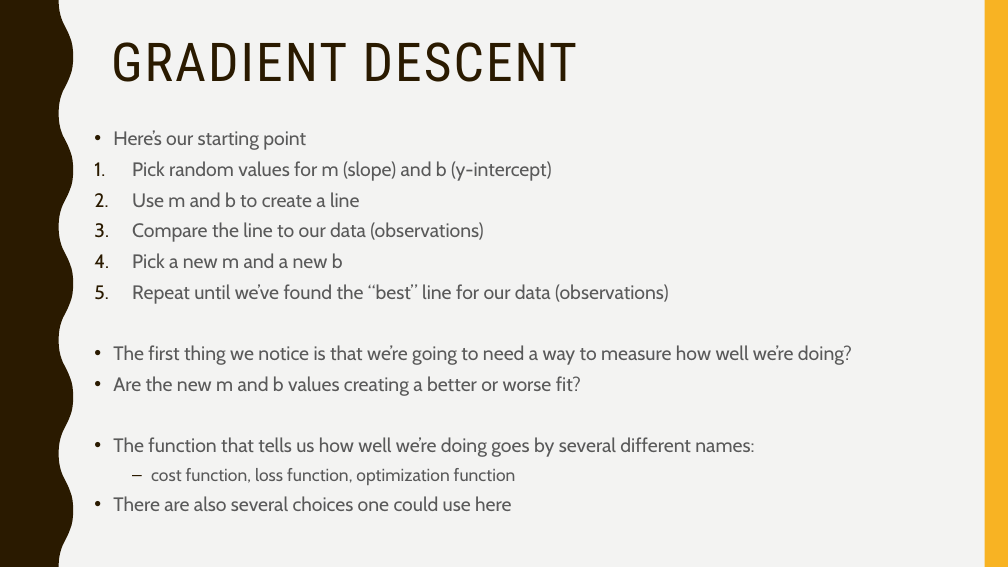
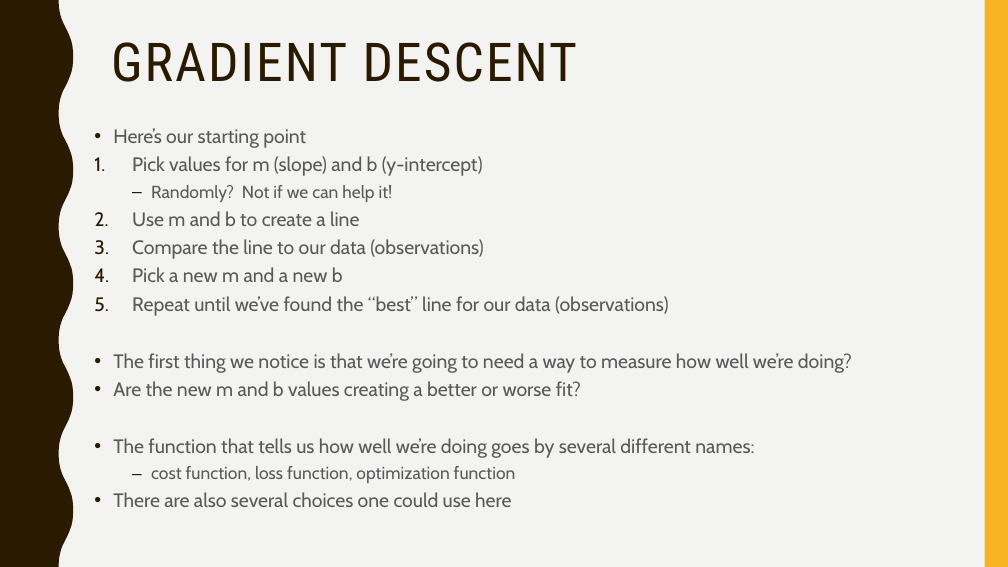
Before and after one commit to narock/scientific_computing_course, a slide deck: slide 7 of 07_Gradient_Descent/07_Gradient_Descent.pptx. Drawn at 1008x567 pixels with LibreOffice and Linux fonts; fonts in the diff are those of the drawing. Boxes give left, top, right and bottom in pixels: in the first picture for what was removed or moved away, otherwise in the second. Text is boxed around its words. In the diff, an @@ line names an element or a change of style, - is before the commit and + after.

```diff
--- a/07_Gradient_Descent/07_Gradient_Descent.pptx
+++ b/07_Gradient_Descent/07_Gradient_Descent.pptx
@@ text at box(113, 128, 852, 507): line spacing 1 to 0.9 @@
@@ text at box(132, 156, 483, 202): text changed @@
-1. Pick random values for m (slope) and b (y-intercept)
+1. Pick values for m (slope) and b (y-intercept)
+  – Randomly? Not if we can help it!
```
Also in this commit, not shown: 1 other slide changed, 54 other files.
